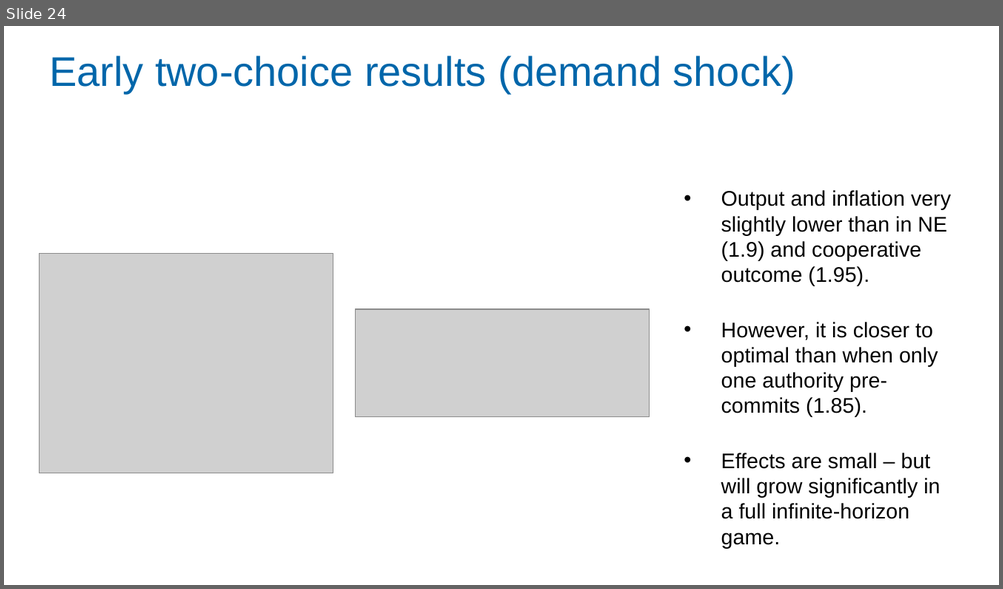
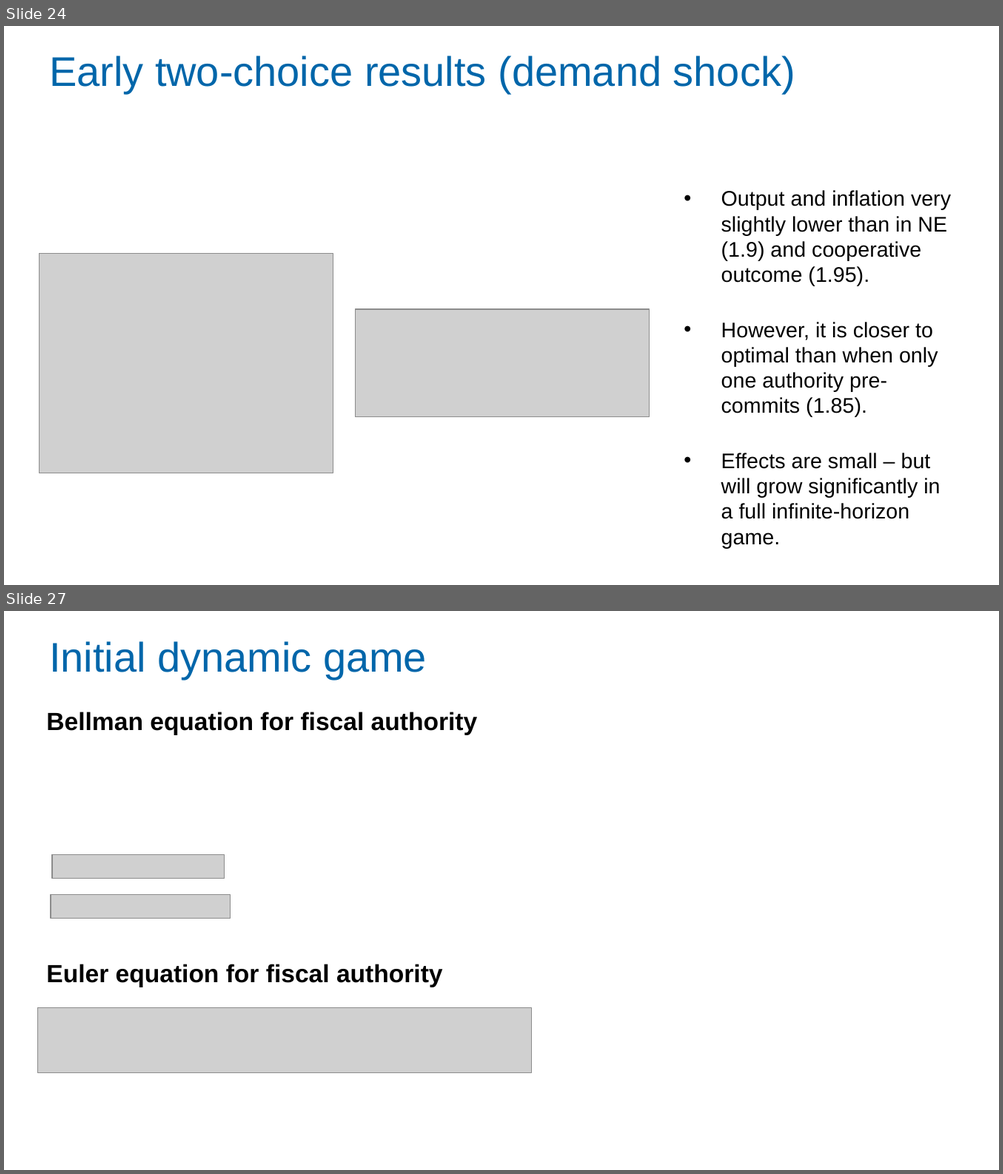
Before and after one commit to Zjub/TVHENZ, a slide deck: MF coordination/SI_game/Monetary and Fiscal Policy Coordination.pptx. Shown one above the other, each under a label of ours: slide 24 before the commit, slides 24 and 27 after it; the slides between them are not shown. The pictures are 1003x589 and 1003x1174 pixels, drawn with LibreOffice and Linux fonts; fonts in the diff are those of the drawing; grey boxes stand for pictures. Boxes give left, top, right and bottom in pixels: in the first picture for what was removed or moved away, otherwise in the second. Text is boxed around its words. In the diff, an @@ line names an element or a change of style, - is before the commit and + after.

```diff
--- a/MF coordination/SI_game/Monetary and Fiscal Policy Coordination.pptx
+++ b/MF coordination/SI_game/Monetary and Fiscal Policy Coordination.pptx
@@ slide 27 added at box(4, 611, 999, 1170), background #FFFFFF @@
@@ title added at box(49, 641, 427, 678), 30 pt, text #0066AA @@
+Initial dynamic game
@@ text added at box(46, 712, 478, 735), 18 pt, text #000000, bold @@
+Bellman equation for fiscal authority
@@ picture added at box(52, 854, 224, 879) @@
@@ picture added at box(51, 894, 230, 918) @@
@@ text added at box(46, 964, 443, 987), 18 pt, text #000000, bold @@
+Euler equation for fiscal authority
@@ picture added at box(38, 1008, 531, 1073) @@
```
Also in this commit, not shown: 12 slides changed, 1 other slide added.
